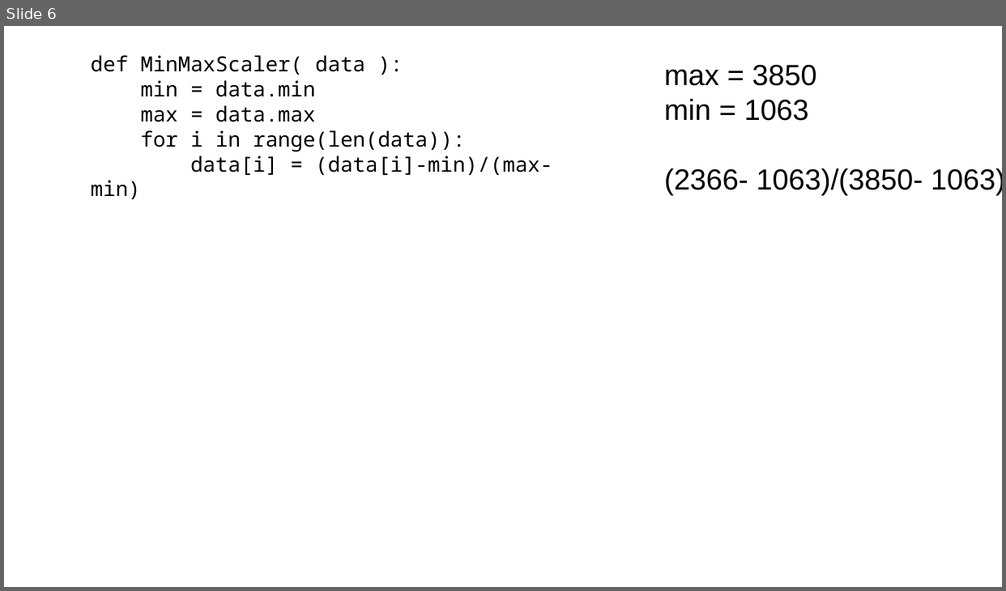
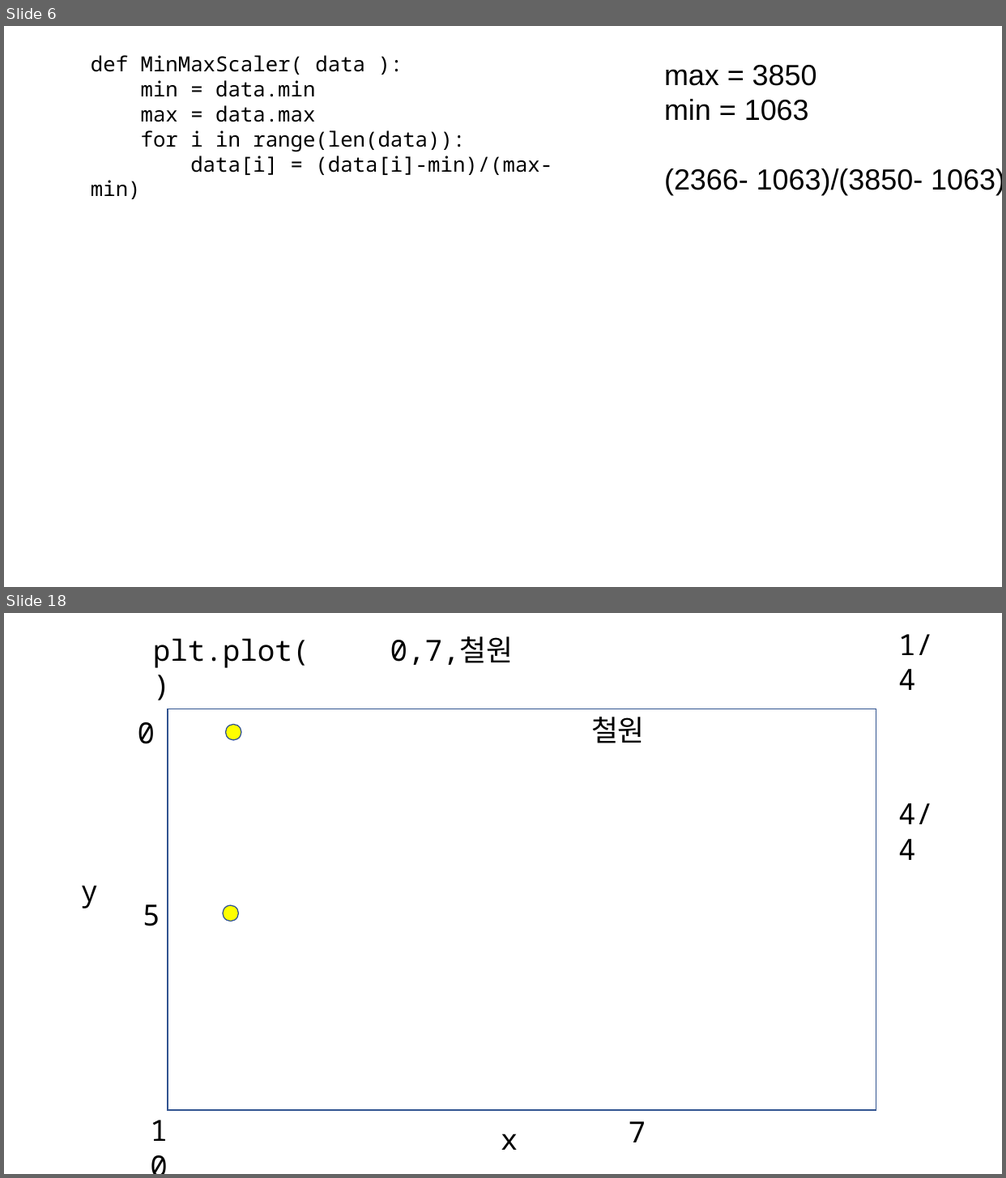
Before and after one commit to kjungmo/SBA2020_dataScience, a slide deck: 데이터분석.pptx. Shown one above the other, each under a label of ours: slide 6 before the commit, slides 6 and 18 after it; the slides between them are not shown. The pictures are 1006x591 and 1006x1178 pixels, drawn with LibreOffice and Linux fonts; fonts in the diff are those of the drawing. Boxes give left, top, right and bottom in pixels: in the first picture for what was removed or moved away, otherwise in the second. Text is boxed around its words. In the diff, an @@ line names an element or a change of style, - is before the commit and + after.

```diff
--- a/데이터분석.pptx
+++ b/데이터분석.pptx
@@ slide 18 added at <box>4,613,1002,1174</box>, background #FFFFFF @@
@@ text added at <box>390,636,513,665</box>, 28 pt, text #000000 @@
+0,7,철원
@@ text added at <box>898,634,933,690</box>, 28 pt, text #000000 @@
+1/4
@@ text added at <box>153,638,310,668</box>, 28 pt, text #000000 @@
+plt.plot()
@@ rectangle added at <box>168,709,877,1111</box>, fill #FFFFFF, outline #325491 1 pt @@
@@ text added at <box>138,722,155,744</box>, 28 pt, text #000000 @@
+0
@@ ellipse added at <box>226,725,241,740</box>, fill #FFFF00, outline #325491 1 pt @@
@@ text added at <box>591,717,645,743</box>, 28 pt, text #000000 @@
+철원
@@ text added at <box>898,803,933,860</box>, 28 pt, text #000000 @@
+4/4
@@ text added at <box>81,885,99,909</box>, 28 pt, text #000000 @@
+y
@@ text added at <box>143,905,160,926</box>, 28 pt, text #000000 @@
+5
@@ ellipse added at <box>223,905,238,922</box>, fill #FFFF00, outline #325491 1 pt @@
@@ text added at <box>143,1110,189,1152</box>, 28 pt, text #000000 @@
+10
@@ text added at <box>629,1122,646,1143</box>, 28 pt, text #000000 @@
+7
@@ text added at <box>501,1134,518,1150</box>, 28 pt, text #000000 @@
+x
```
Also in this commit, not shown: 54 other slides added.
